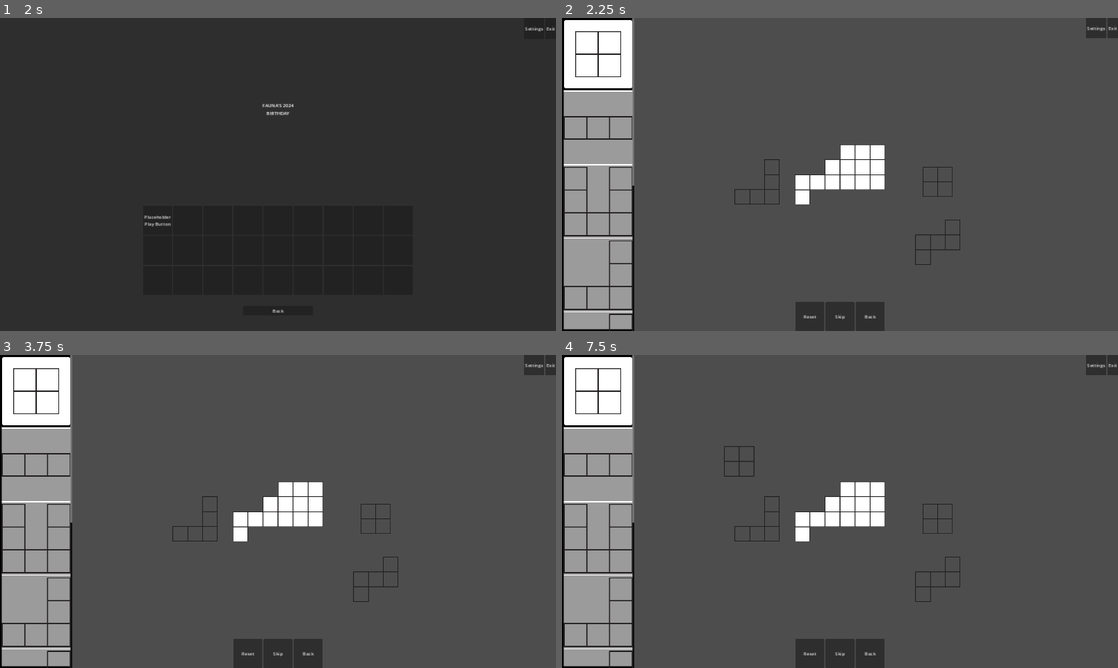
Above: before the commit, frames 1-4 (two rows, left to right).
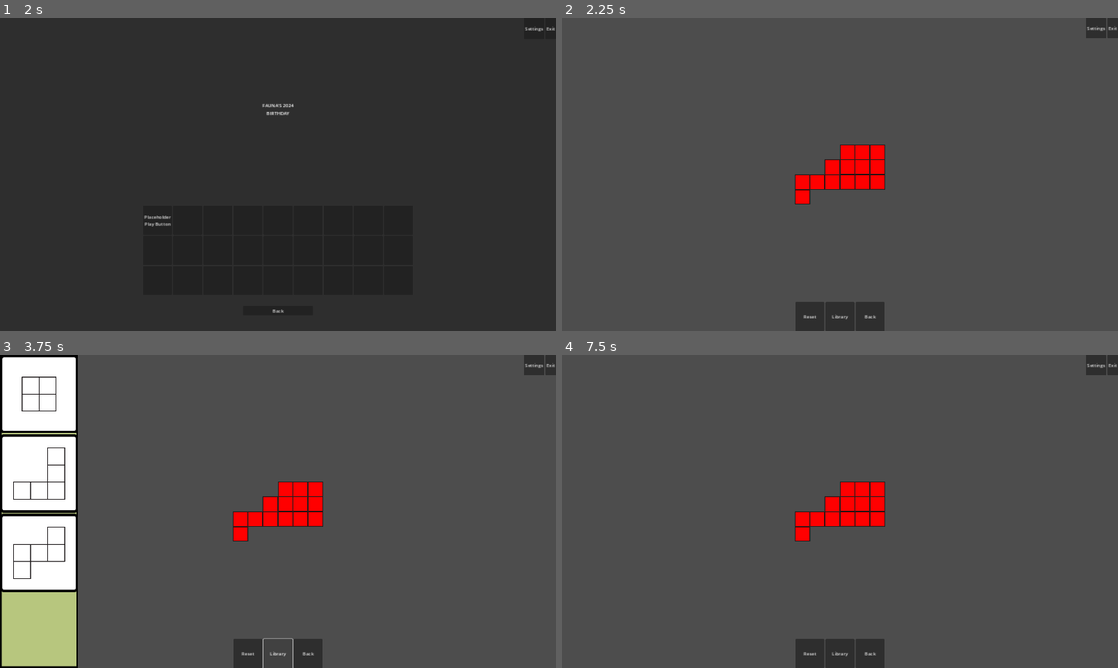
Above: after the commit, the same moments.

Repository: Saplings-Projects/Birthday-2024
Game: Godot game, scene res://MainScenes/main_menu.tscn
Same seed, same stepped clock (60 frames per second), same inputs: the game is played once before the commit and once after it.
Inputs (mouse positions are in pixels of both pictures, inside the frame that each line leads up to):
- Up to frame 1 (2 s): click "Play" at 0.5 s; click "Campaign Levels" at 1.25 s
- Up to frame 2 (2.25 s): click "Placeholder Play Button" at 2 s
- Up to frame 3 (3.75 s): click "Reset" at 2.75 s; click "Skip" (after the commit: "Library") at 3.5 s
- Up to frame 4 (7.5 s): click "Back" at 4.25 s; click "Play" at 5 s; click "Campaign Levels" at 5.75 s; click "Placeholder Play Button" at 6.5 s; click (600, 392) at 7.27 s

Frame 1 is identical in both runs. In frame 2, 15% of the frame differs, in the area x 0-72%, y 0-100%; in frame 3, 13%; in frame 4, 15%.

Commit message:
UI and Game edit states; toggling library

Diff:
--- a/Birthday-2024-Project/MainScenes/main_level.tscn
+++ b/Birthday-2024-Project/MainScenes/main_level.tscn
@@ -63,9 +63,9 @@
 [node name="GameWinState" type="Node2D" parent="GameManager/States"]
 script = ExtResource("7_bviq6")
 
-[node name="GameEditState" type="Node2D" parent="GameManager/States"]
-visible = false
+[node name="GameEditState" type="Node2D" parent="GameManager/States" node_paths=PackedStringArray("pieceLibrary")]
 script = ExtResource("8_e6fwe")
+pieceLibrary = NodePath("../../../PuzzleUiManager/MainScreen/NinePatchRect")
 
 [node name="Camera2D" type="Camera2D" parent="."]
 zoom = Vector2(0.65, 0.65)
--- a/Birthday-2024-Project/ScenePrefabs/PuzzleUiManager.tscn
+++ b/Birthday-2024-Project/ScenePrefabs/PuzzleUiManager.tscn
@@ -9,22 +9,19 @@
 [ext_resource type="PackedScene" uid="uid://dfrcd7gptl2uy" path="res://ScenePrefabs/Pieces/piece_2.tscn" id="4_boyuj"]
 [ext_resource type="Texture2D" uid="uid://dxiiv2creq6b1" path="res://Art/SquareRoundedOutline.png" id="4_p1ypx"]
 [ext_resource type="Script" path="res://Scripts/UI/Puzzle/LibraryPiece.gd" id="5_umaa4"]
-[ext_resource type="PackedScene" uid="uid://dj07oqkchw0d2" path="res://ScenePrefabs/Pieces/piece_3.tscn" id="5_wl48r"]
-[ext_resource type="PackedScene" uid="uid://cg54i4apoqcu3" path="res://ScenePrefabs/Pieces/piece_6.tscn" id="6_l8evx"]
 [ext_resource type="PackedScene" uid="uid://c3mov5g6xt14q" path="res://ScenePrefabs/Pieces/piece_11.tscn" id="7_vr3ym"]
 [ext_resource type="PackedScene" uid="uid://cwxcqlqwmrn3w" path="res://ScenePrefabs/Pieces/piece_12.tscn" id="8_68pvs"]
-[ext_resource type="PackedScene" uid="uid://c57vmdkca67ro" path="res://ScenePrefabs/Pieces/piece_14.tscn" id="9_1gh7k"]
-[ext_resource type="PackedScene" uid="uid://du4j77gtmj672" path="res://ScenePrefabs/Pieces/piece_27.tscn" id="10_ltrjd"]
-[ext_resource type="PackedScene" uid="uid://df2chnyjbxtvd" path="res://ScenePrefabs/Pieces/piece_29.tscn" id="11_sp1lt"]
+[ext_resource type="Script" path="res://Scripts/UI/Puzzle/States/PuzzleUiEditState.gd" id="17_c6px3"]
 
 [sub_resource type="StyleBoxEmpty" id="StyleBoxEmpty_8uao3"]
 
-[node name="PuzzleUiManager" type="CanvasLayer" node_paths=PackedStringArray("main_screen", "settings_window", "play_state", "win_state")]
+[node name="PuzzleUiManager" type="CanvasLayer" node_paths=PackedStringArray("main_screen", "settings_window", "play_state", "win_state", "edit_state")]
 script = ExtResource("1_e57yp")
 main_screen = NodePath("MainScreen")
 settings_window = NodePath("SettingsWindow")
 play_state = NodePath("States/PuzzleUiPlayState")
 win_state = NodePath("States/PuzzleUiWinState")
+edit_state = NodePath("States/PuzzleUiEditState")
 
 [node name="MainScreen" type="Control" parent="." node_paths=PackedStringArray("context_button", "exit_button", "reset_button", "back_button", "settings_button", "win_text")]
 layout_mode = 3
@@ -120,10 +117,12 @@
 vertical_alignment = 1
 
 [node name="NinePatchRect" type="NinePatchRect" parent="MainScreen"]
+visible = false
+self_modulate = Color(0.717647, 0.776471, 0.494118, 1)
 layout_mode = 1
 anchors_preset = 9
 anchor_bottom = 1.0
-offset_right = 250.0
+offset_right = 270.0
 grow_vertical = 2
 texture = ExtResource("3_ukui8")
 patch_margin_left = 10
@@ -144,7 +143,7 @@
 vertical = true
 
 [node name="ColorRect" type="TextureButton" parent="MainScreen/NinePatchRect/ScrollContainer/BoxContainer" node_paths=PackedStringArray("puzzleUiManager")]
-custom_minimum_size = Vector2(250, 250)
+custom_minimum_size = Vector2(270, 270)
 layout_mode = 2
 action_mode = 0
 texture_normal = ExtResource("4_p1ypx")
@@ -153,63 +152,34 @@
 puzzleUiManager = NodePath("../../../../..")
 
 [node name="piece_2" parent="MainScreen/NinePatchRect/ScrollContainer/BoxContainer/ColorRect" instance=ExtResource("4_boyuj")]
-position = Vector2(125, 125)
-
-[node name="ColorRect2" type="ColorRect" parent="MainScreen/NinePatchRect/ScrollContainer/BoxContainer"]
-custom_minimum_size = Vector2(250, 250)
-layout_mode = 2
-color = Color(0, 0, 0, 0.392157)
-
-[node name="piece_3" parent="MainScreen/NinePatchRect/ScrollContainer/BoxContainer/ColorRect2" instance=ExtResource("5_wl48r")]
-position = Vector2(125, 125)
-
-[node name="ColorRect3" type="ColorRect" parent="MainScreen/NinePatchRect/ScrollContainer/BoxContainer"]
-custom_minimum_size = Vector2(250, 250)
-layout_mode = 2
-color = Color(0, 0, 0, 0.392157)
-
-[node name="piece_6" parent="MainScreen/NinePatchRect/ScrollContainer/BoxContainer/ColorRect3" instance=ExtResource("6_l8evx")]
-position = Vector2(125, 125)
-
-[node name="ColorRect4" type="ColorRect" parent="MainScreen/NinePatchRect/ScrollContainer/BoxContainer"]
-custom_minimum_size = Vector2(250, 250)
-layout_mode = 2
-color = Color(0, 0, 0, 0.392157)
-
-[node name="piece_11" parent="MainScreen/NinePatchRect/ScrollContainer/BoxContainer/ColorRect4" instance=ExtResource("7_vr3ym")]
-position = Vector2(125, 125)
-
-[node name="ColorRect5" type="ColorRect" parent="MainScreen/NinePatchRect/ScrollContainer/BoxContainer"]
-custom_minimum_size = Vector2(250, 250)
-layout_mode = 2
-color = Color(0, 0, 0, 0.392157)
-
-[node name="piece_12" parent="MainScreen/NinePatchRect/ScrollContainer/BoxContainer/ColorRect5" instance=ExtResource("8_68pvs")]
-position = Vector2(125, 125)
-
-[node name="ColorRect6" type="ColorRect" parent="MainScreen/NinePatchRect/ScrollContainer/BoxContainer"]
-custom_minimum_size = Vector2(250, 250)
-layout_mode = 2
-color = Color(0, 0, 0, 0.392157)
-
-[node name="piece_14" parent="MainScreen/NinePatchRect/ScrollContainer/BoxContainer/ColorRect6" instance=ExtResource("9_1gh7k")]
-position = Vector2(125, 125)
-
-[node name="ColorRect7" type="ColorRect" parent="MainScreen/NinePatchRect/ScrollContainer/BoxContainer"]
-custom_minimum_size = Vector2(250, 250)
-layout_mode = 2
-color = Color(0, 0, 0, 0.392157)
-
-[node name="piece_27" parent="MainScreen/NinePatchRect/ScrollContainer/BoxContainer/ColorRect7" instance=ExtResource("10_ltrjd")]
-position = Vector2(125, 125)
-
-[node name="ColorRect8" type="ColorRect" parent="MainScreen/NinePatchRect/ScrollContainer/BoxContainer"]
-custom_minimum_size = Vector2(250, 250)
-layout_mode = 2
-color = Color(0, 0, 0, 0.392157)
-
-[node name="Piece29" parent="MainScreen/NinePatchRect/ScrollContainer/BoxContainer/ColorRect8" instance=ExtResource("11_sp1lt")]
-position = Vector2(125, 125)
+position = Vector2(135, 135)
+scale = Vector2(0.75, 0.75)
+
+[node name="ColorRect9" type="TextureButton" parent="MainScreen/NinePatchRect/ScrollContainer/BoxContainer" node_paths=PackedStringArray("puzzleUiManager")]
+custom_minimum_size = Vector2(270, 270)
+layout_mode = 2
+action_mode = 0
+texture_normal = ExtResource("4_p1ypx")
+stretch_mode = 0
+script = ExtResource("5_umaa4")
+puzzleUiManager = NodePath("../../../../..")
+
+[node name="piece_11" parent="MainScreen/NinePatchRect/ScrollContainer/BoxContainer/ColorRect9" instance=ExtResource("7_vr3ym")]
+position = Vector2(135, 135)
+scale = Vector2(0.75, 0.75)
+
+[node name="ColorRect10" type="TextureButton" parent="MainScreen/NinePatchRect/ScrollContainer/BoxContainer" node_paths=PackedStringArray("puzzleUiManager")]
+custom_minimum_size = Vector2(270, 270)
+layout_mode = 2
+action_mode = 0
+texture_normal = ExtResource("4_p1ypx")
+stretch_mode = 0
+script = ExtResource("5_umaa4")
+puzzleUiManager = NodePath("../../../../..")
+
+[node name="piece_12" parent="MainScreen/NinePatchRect/ScrollContainer/BoxContainer/ColorRect10" instance=ExtResource("8_68pvs")]
+position = Vector2(135, 135)
+scale = Vector2(0.75, 0.75)
 
 [node name="SettingsWindow" parent="." instance=ExtResource("3_w6dq1")]
 visible = false
@@ -232,5 +202,13 @@
 offset_bottom = 40.0
 script = ExtResource("4_4ulfu")
 
+[node name="PuzzleUiEditState" type="Control" parent="States"]
+anchors_preset = 0
+offset_right = 40.0
+offset_bottom = 40.0
+script = ExtResource("17_c6px3")
+
 [connection signal="button_down" from="MainScreen/NinePatchRect/ScrollContainer/BoxContainer/ColorRect" to="MainScreen/NinePatchRect/ScrollContainer/BoxContainer/ColorRect" method="DebugPress"]
+[connection signal="button_down" from="MainScreen/NinePatchRect/ScrollContainer/BoxContainer/ColorRect9" to="MainScreen/NinePatchRect/ScrollContainer/BoxContainer/ColorRect9" method="DebugPress"]
+[connection signal="button_down" from="MainScreen/NinePatchRect/ScrollContainer/BoxContainer/ColorRect10" to="MainScreen/NinePatchRect/ScrollContainer/BoxContainer/ColorRect10" method="DebugPress"]
 [connection signal="close_settings_window" from="SettingsWindow" to="." method="hide_settings_window"]
--- a/Birthday-2024-Project/Scripts/Game/States/GameEditState.gd
+++ b/Birthday-2024-Project/Scripts/Game/States/GameEditState.gd
@@ -1,15 +1,19 @@
 class_name GameEditState
 extends GameState
 
+@export var pieceLibrary : Control
 
 func reset_puzzle():
 	get_tree().reload_current_scene()
 
-
 func back_to_menu():
 	get_tree().change_scene_to_file("res://MainScenes/main_menu.tscn")#TODO remember where to go back (campaign or saplings' levels and go there)
 
-
+func show_library():
+	if pieceLibrary.visible:
+		pieceLibrary.hide()
+	else:
+		pieceLibrary.show()
 
 
 #region GameState
--- a/Birthday-2024-Project/Scripts/GameManager.gd
+++ b/Birthday-2024-Project/Scripts/GameManager.gd
@@ -78,6 +78,7 @@
 		return
 
 	held_piece = grid.LoadPiece(pieceID)
+	held_piece.global_position = get_global_mouse_position()
 	_reset_settled()
 
 func _ready():
@@ -87,9 +88,6 @@
 	play_state.set_manager(self)
 	win_state.set_manager(self)
 	edit_state.set_manager(self)
-
-	#TODO: Load level using Level Select
-	grid.LoadLevel(debug_setupData)
 	overPieceLibrary = false
 
 func _process(delta):
@@ -97,7 +95,10 @@
 		_is_inititialized = true
 
 		initialized_event.emit()
-		switch_to_play_state()
+		#switch_to_play_state()
+		switch_to_edit_state()
+		#TODO: Load level using Level Select
+		grid.LoadLevel(debug_setupData)
 
 	if not _can_interact or held_piece == null:
 		return
--- a/Birthday-2024-Project/Scripts/GridLogic.gd
+++ b/Birthday-2024-Project/Scripts/GridLogic.gd
@@ -242,7 +242,6 @@
 		SetGridSpacesByPieceShape(PositionToGridCoordinate(piece.GetOriginCellPosition()), GridSpaceInfo.GridSpaceStatus.OPEN, piece)
 	else:
 		SetGridSpacesByPieceShape(PositionToGridCoordinate(piece.GetOriginCellPosition()), GridSpaceInfo.GridSpaceStatus.CLOSED, piece)
-	piece.return_piece()
 	return piece
 
 func RemovePieceByPosition(inputPosition : Vector2) -> PieceLogic:
--- a/Birthday-2024-Project/Scripts/PieceLogic.gd
+++ b/Birthday-2024-Project/Scripts/PieceLogic.gd
@@ -195,7 +195,7 @@
 				global_position = _return_position
 			else:
 				movement_tween_to(_return_position, RETURN_ANIMATION_DURATION)
-			SetPieceRotation(_last_grid_rotation)
+			SetPieceRotation(_last_grid_rotation, false)
 			levelGridReference.PlacePieceByCoordinates(self, _last_grid_position)
 
 func movement_tween_to(move_to: Vector2, duration: float):
--- a/Birthday-2024-Project/Scripts/UI/Puzzle/PuzzleUiManager.gd
+++ b/Birthday-2024-Project/Scripts/UI/Puzzle/PuzzleUiManager.gd
@@ -10,6 +10,7 @@
 @export_group("States")
 @export var play_state: PuzzleUiPlayState
 @export var win_state: PuzzleUiWinState
+@export var edit_state: PuzzleUiEditState
 
 var _current_state: PuzzleUiState
 
@@ -27,6 +28,8 @@
 		_switch_state(play_state)
 	elif state is GameWinState:
 		_switch_state(win_state)
+	elif state is GameEditState:
+		_switch_state(edit_state)
 	else:
 		printerr("Unhandled puzzle state in puzzle UI Manager", self)
 
@@ -67,6 +70,8 @@
 	play_state._ui_manager = self
 	win_state._controller = controller
 	win_state._ui_manager = self
+	edit_state._controller = controller
+	edit_state._ui_manager = self
 
 
 #endregion Node
--- /dev/null
+++ b/Birthday-2024-Project/Scripts/UI/Puzzle/States/PuzzleUiEditState.gd
@@ -0,0 +1,58 @@
+class_name PuzzleUiEditState
+extends PuzzleUiState
+
+var _state: GameEditState
+
+
+func _on_exit_clicked():
+	_state.exit_game()
+
+func _on_reset_clicked():
+	_state.reset_puzzle()
+
+func _on_back_clicked():
+	_state.back_to_menu()
+
+func _on_show_library_clicked():
+	_state.show_library()
+
+
+#region PuzzleUiState
+
+func enter_state():
+	var state = _controller.get_current_state()
+
+	if not state is GameEditState:
+		printerr("Puzzle is not in edit state", self)
+		return
+
+	_state = state
+
+	_ui_manager.show_main_screen()
+
+	var screen = _ui_manager.main_screen
+	screen.show_hide_win_text(false)
+	screen.context_button.text = "Library"
+	screen.context_button.button_up.connect(_on_show_library_clicked)
+	screen.exit_button.button_up.connect(_on_exit_clicked)
+	screen.reset_button.button_up.connect(_on_reset_clicked)
+	screen.back_button.button_up.connect(_on_back_clicked)
+	screen.settings_button.button_up.connect(_on_settings_clicked)
+
+
+func exit_state():
+	_state = null
+
+	var screen = _ui_manager.main_screen
+	screen.context_button.button_up.disconnect(_on_show_library_clicked)
+	screen.exit_button.button_up.disconnect(_on_exit_clicked)
+	screen.reset_button.button_up.disconnect(_on_reset_clicked)
+	screen.back_button.button_up.disconnect(_on_back_clicked)
+	screen.settings_button.button_up.disconnect(_on_settings_clicked)
+
+
+func update_state():
+	pass
+
+
+#endregion PuzzleUiState
Not shown: 1 places in Birthday-2024-Project/ScenePrefabs/PuzzleUiManager.tscn that only renumber resources
